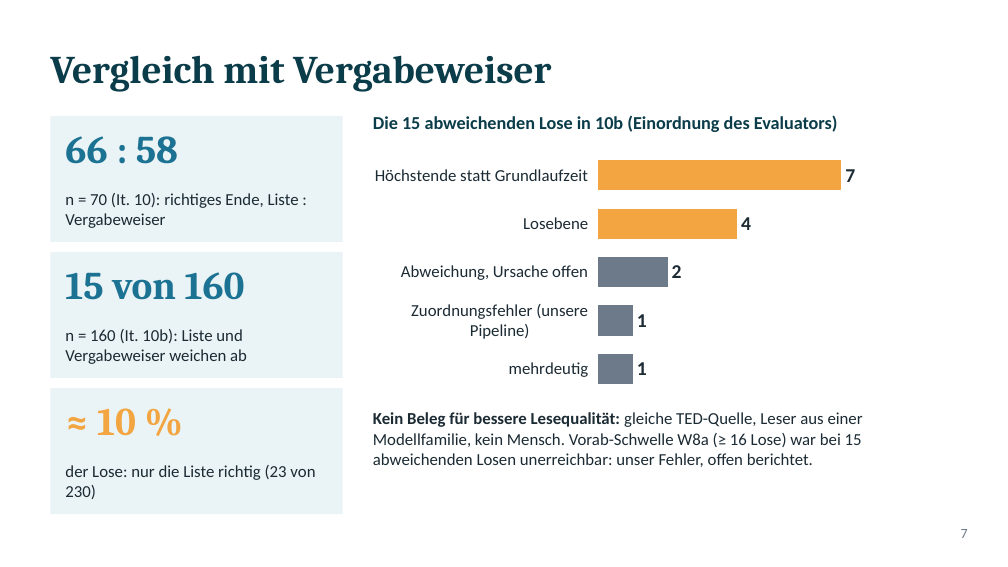
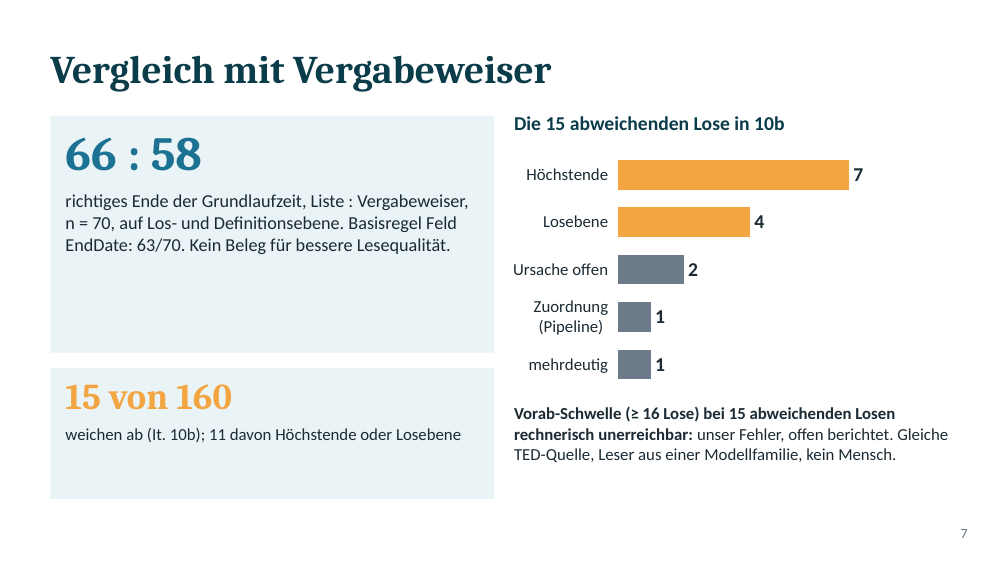
Before and after one commit to ludwigrichthammer9-web/vergabe_radar, a slide deck: slide 7 of docs/vortrag/vortrag_vergabe_radar.pptx. Drawn at 1008x567 pixels with LibreOffice and Linux fonts; fonts in the diff are those of the drawing. Boxes give left, top, right and bottom in pixels: in the first picture for what was removed or moved away, otherwise in the second. Text is boxed around its words. In the diff, an @@ line names an element or a change of style, - is before the commit and + after.

```diff
--- a/docs/vortrag/vortrag_vergabe_radar.pptx
+++ b/docs/vortrag/vortrag_vergabe_radar.pptx
@@ rectangle: place and size @@
-rectangle at (50, 116, 343, 242)
+rectangle at (50, 116, 494, 353)
@@ text at (514, 116, 784, 130): text changed; size 13 to 14 pt @@
-Die 15 abweichenden Lose in 10b (Einordnung des Evaluators)
+Die 15 abweichenden Lose in 10b
@@ text "66 : 58" at (65, 137, 202, 171): size 28 to 34 pt @@
@@ bar chart at (504, 146, 958, 393) @@
-categories: Höchstende statt Grundlaufzeit, Losebene, Abweichung, Ursache offen, Zuordnungsfehler (unsere Pipeline), mehrdeutig
+categories: Höchstende, Losebene, Ursache offen, Zuordnung (Pipeline), mehrdeutig
@@ bar chart: place and size @@
-bar chart at (363, 146, 958, 398)
+bar chart at (504, 146, 958, 393)
@@ text at (65, 194, 468, 254): text changed; size 12 to 13 pt @@
-n = 70 (It. 10): richtiges Ende, Liste : Vergabeweiser
+richtiges Ende der Grundlaufzeit, Liste : Vergabeweiser, n = 70, auf Los- und Definitionsebene. Basisregel Feld EndDate: 63/70. Kein Beleg für bessere Lesequalität.
@@ rectangle: place and size @@
-rectangle at (50, 252, 343, 378)
+rectangle at (50, 368, 494, 499)
@@ rectangle removed at (50, 388, 343, 514) @@
@@ text "15 von 160": place and size @@
-text "15 von 160" at (65, 272, 245, 300)
+text "15 von 160" at (65, 384, 232, 410)
@@ text "15 von 160" at (65, 384, 232, 410): size 28 to 26 pt, text colour #1C7293 to #F2A541 @@
@@ text removed at (97, 408, 136, 436) @@
-≈ 10 %
@@ text at (514, 407, 948, 463): text changed @@
-Kein Beleg für bessere Lesequalität: gleiche TED-Quelle, Leser aus einer Modellfamilie, kein Mensch. Vorab-Schwelle W8a (≥ 16 Lose) war bei 15 abweichenden Losen unerreichbar: unser Fehler, offen berichtet.
+Vorab-Schwelle (≥ 16 Lose) bei 15 abweichenden Losen rechnerisch unerreichbar: unser Fehler, offen berichtet. Gleiche TED-Quelle, Leser aus einer Modellfamilie, kein Mensch.
@@ text at (65, 428, 461, 442): text changed @@
-n = 160 (It. 10b): Liste und Vergabeweiser weichen ab
+weichen ab (It. 10b); 11 davon Höchstende oder Losebene
@@ text removed at (65, 465, 315, 499) @@
-der Lose: nur die Liste richtig (23 von 230)
```
Also in this commit, not shown: 7 other slides changed, 3 slides added, 3 slides removed, 1 other file.
